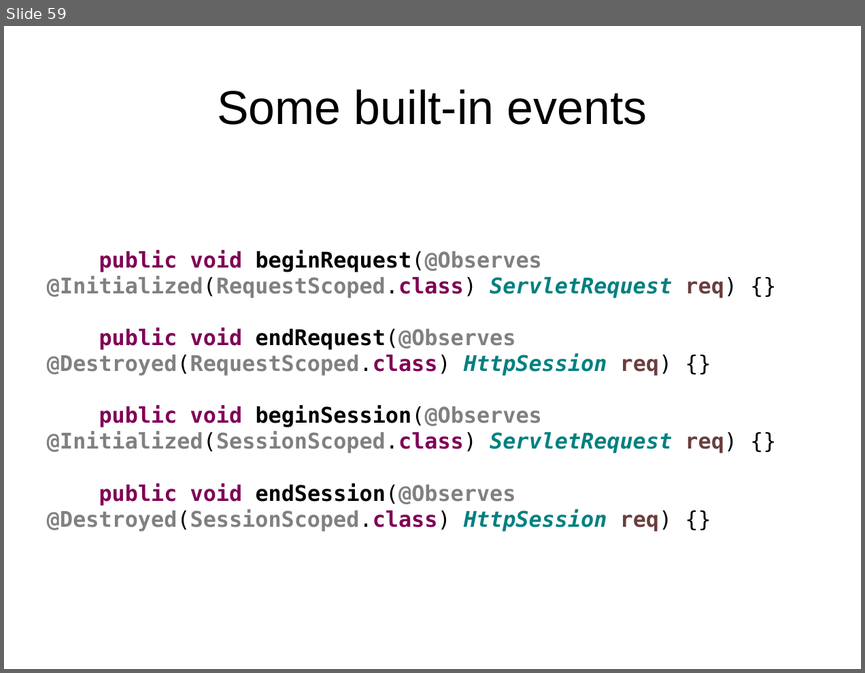
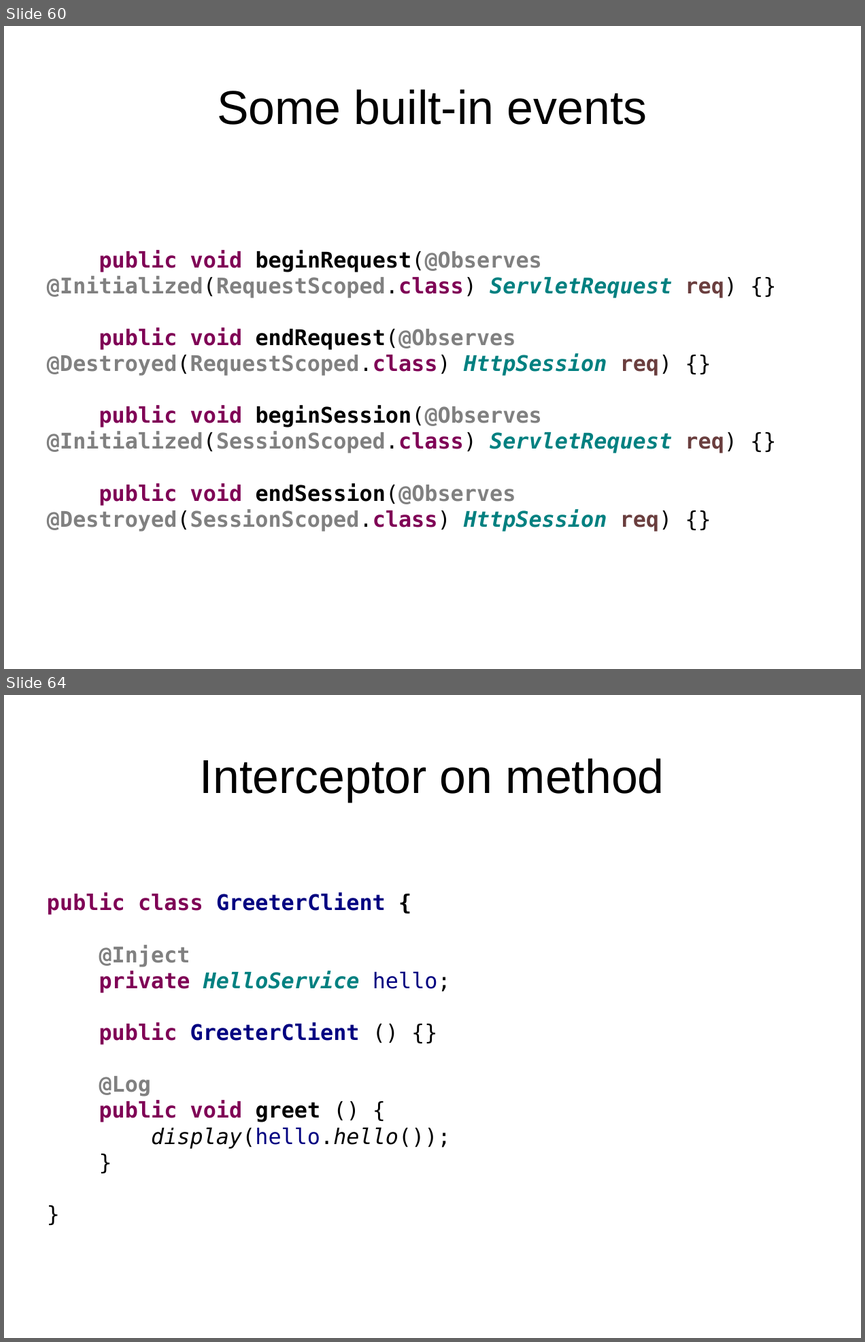
Before and after one commit to FrigoCoder/CDI, a slide deck: CDI.odp. Shown one above the other, each under a label of ours: slide 59 before the commit, slides 60 and 64 after it; the slides between them are not shown. The pictures are 865x673 and 865x1342 pixels, drawn with LibreOffice and Linux fonts; fonts in the diff are those of the drawing. Boxes give left, top, right and bottom in pixels: in the first picture for what was removed or moved away, otherwise in the second. Text is boxed around its words. In the diff, an @@ line names an element or a change of style, - is before the commit and + after.

Commit message:
Producers, events, decorators, interceptors.

```diff
--- a/CDI.odp
+++ b/CDI.odp
@@ slide 64 added at [4, 695, 861, 1338], background #FFFFFF @@
@@ title added at [200, 758, 664, 802], 44 pt, text #000000 @@
+Interceptor on method
@@ text added at [47, 892, 451, 1149], 20 pt, text #000080, bold @@
+public class GreeterClient {
+@Inject
+private HelloService hello;
+public GreeterClient () {}
+@Log
+public void greet () {
+display(hello.hello());
+}
+}
@@ what was slide 59 is now slide 60 @@
```
Also in this commit, not shown: 7 other slides added, 6 other files.
